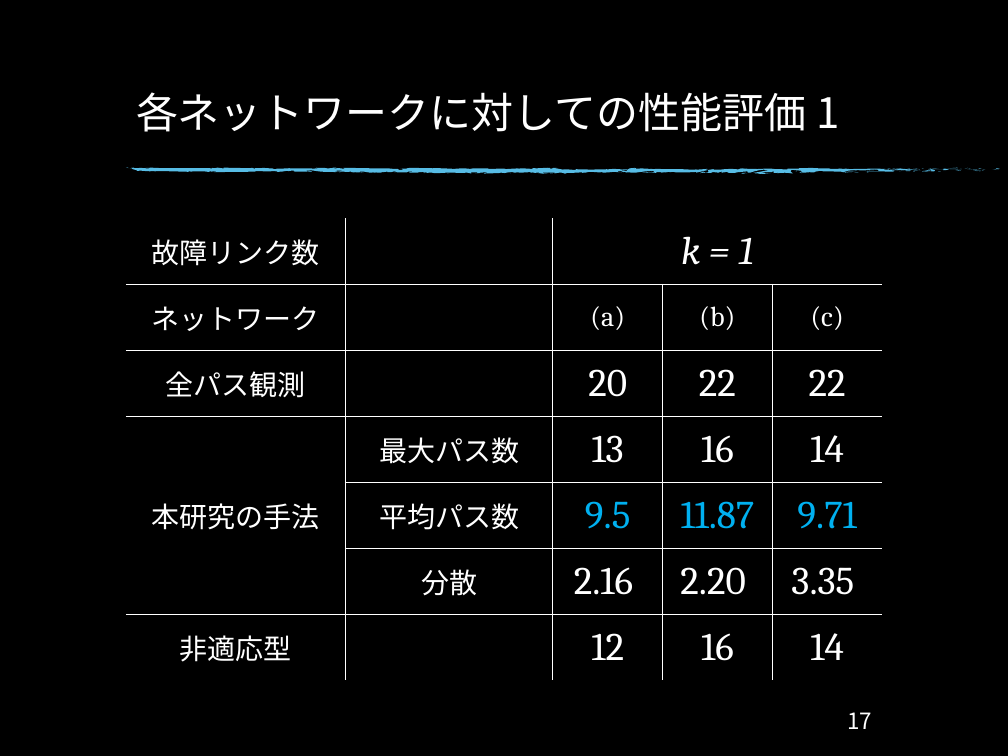
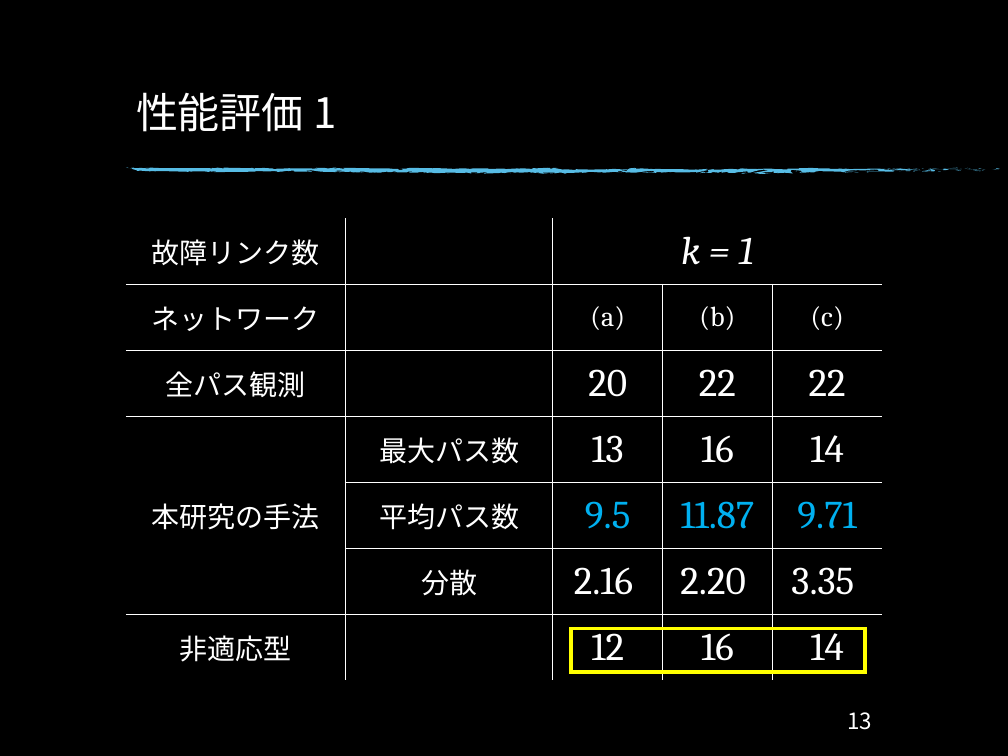
Before and after one commit to Ryo0021300/Monograph, a slide deck: slide 14 of Monograph/卒研発表_34.pptx (slide 18 before the commit). Drawn at 1008x756 pixels with LibreOffice and Linux fonts; fonts in the diff are those of the drawing; background and template pictures are left out. Boxes give left, top, right and bottom in pixels: in the first picture for what was removed or moved away, otherwise in the second. Text is boxed around its words. In the diff, an @@ line names an element or a change of style, - is before the commit and + after.

```diff
--- a/Monograph/卒研発表_34.pptx
+++ b/Monograph/卒研発表_34.pptx
@@ title at (136,92,336,132): text changed @@
-各ネットワークに対しての性能評価 1
+性能評価 1
@@ rectangle added at (572,629,866,672), outline #FFFF00 2.75 pt @@
@@ page number at (847,712,872,730): text changed @@
-17
+13
```
Also in this commit, not shown: 12 other slides changed, 1 slide added, 7 slides removed, 7 other files.
